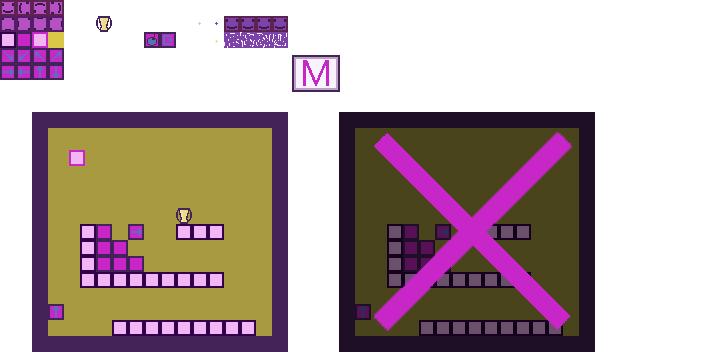
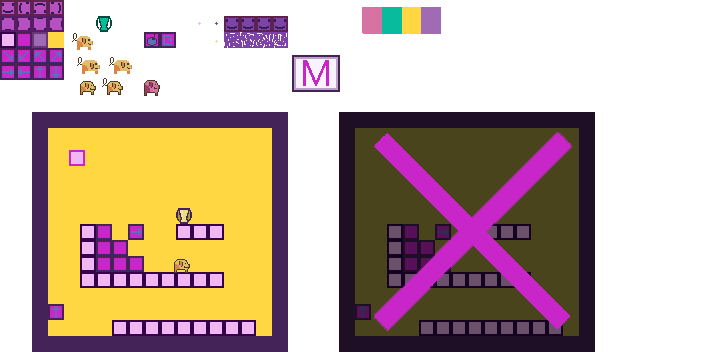
Layer changes from the first 704×352 image to the second:
added layer "Слой 1 copy 7" above "Слой 1 copy 6" over (144, 80, 160, 96)
added layer "Слой 1 copy 6" above "Слой 1 copy 5" over (80, 81, 96, 95)
added layer "Слой 1 copy 5" above "Слой 1 copy 4" over (174, 259, 190, 273)
added layer "Слой 1 copy 4" above "Слой 1 copy 3" over (102, 78, 123, 95)
added layer "Слой 1 copy 3" above "Слой 3 kопировать copy" over (72, 33, 93, 50)
added layer "Слой 3 kопировать copy 2" above "Слой 3 kопировать" over (32, 32, 48, 48)
painted on "Слой 16" over (48, 32, 64, 48)
added layer "Layer 2" above "Слой 9" over (362, 7, 441, 34)
painted on "Слой 9" over (48, 128, 272, 336)
painted on "Слой 6" over (96, 16, 112, 32)
added group "Group 1" with 2 layers above "Слой 1" over (77, 57, 132, 74)
added layer "Слой 1 copy 2" in group "Group 1" over (109, 57, 132, 74)
added layer "Слой 1 copy" in group "Group 1" over (77, 57, 100, 74)
